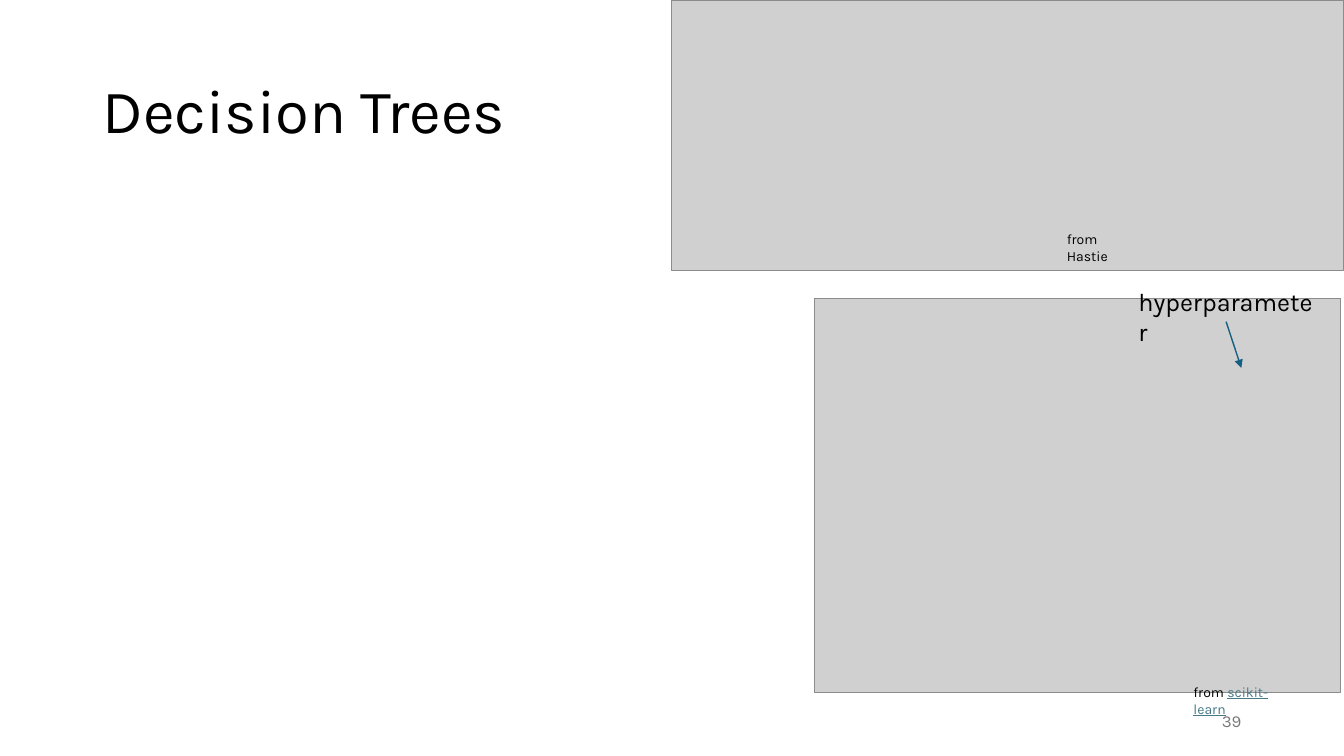
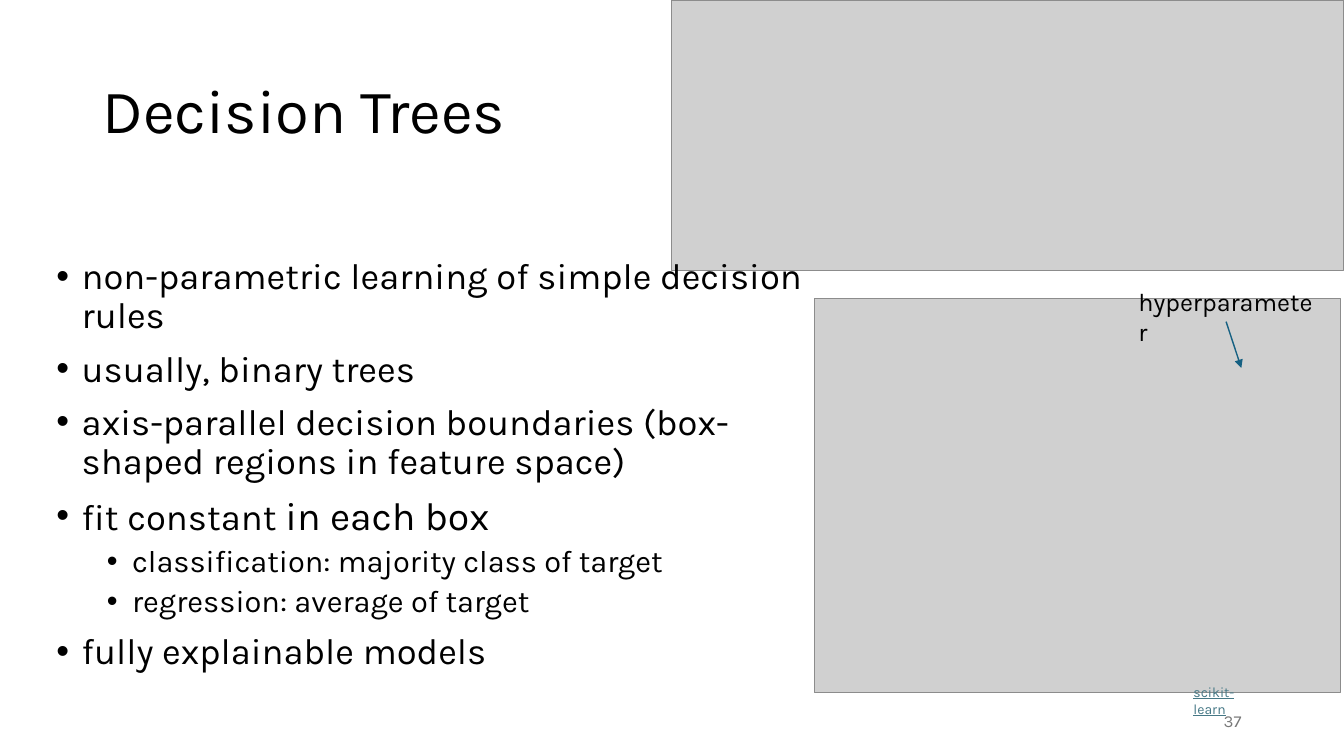
Before and after one commit to FelixWick/data_science, a slide deck: slide 37 of slides/5_ML.pptx (slide 39 before the commit). Drawn at 1344x756 pixels with LibreOffice and Linux fonts; fonts in the diff are those of the drawing; grey boxes stand for pictures. Boxes give left, top, right and bottom in pixels: in the first picture for what was removed or moved away, otherwise in the second. Text is boxed around its words. In the diff, an @@ line names an element or a change of style, - is before the commit and + after.

```diff
--- a/slides/5_ML.pptx
+++ b/slides/5_ML.pptx
@@ text removed at <box>1067,234,1108,261</box> @@
-from Hastie
@@ text added at <box>82,256,802,673</box>, 26 pt, text #000000 @@
+• non-parametric learning of simple decision rules
+• usually, binary trees
+• axis-parallel decision boundaries (box-shaped regions in feature space)
+• fit constant in each box
+  • classification: majority class of target
+  • regression: average of target
+• fully explainable models
@@ text at <box>1193,687,1234,716</box>: text changed @@
-from scikit-learn
+scikit-learn
@@ page number at <box>1224,712,1242,727</box>: text changed @@
-39
+37
```
Also in this commit, not shown: 13 other slides changed, 1 slide added, 5 slides removed, 8 other files.
